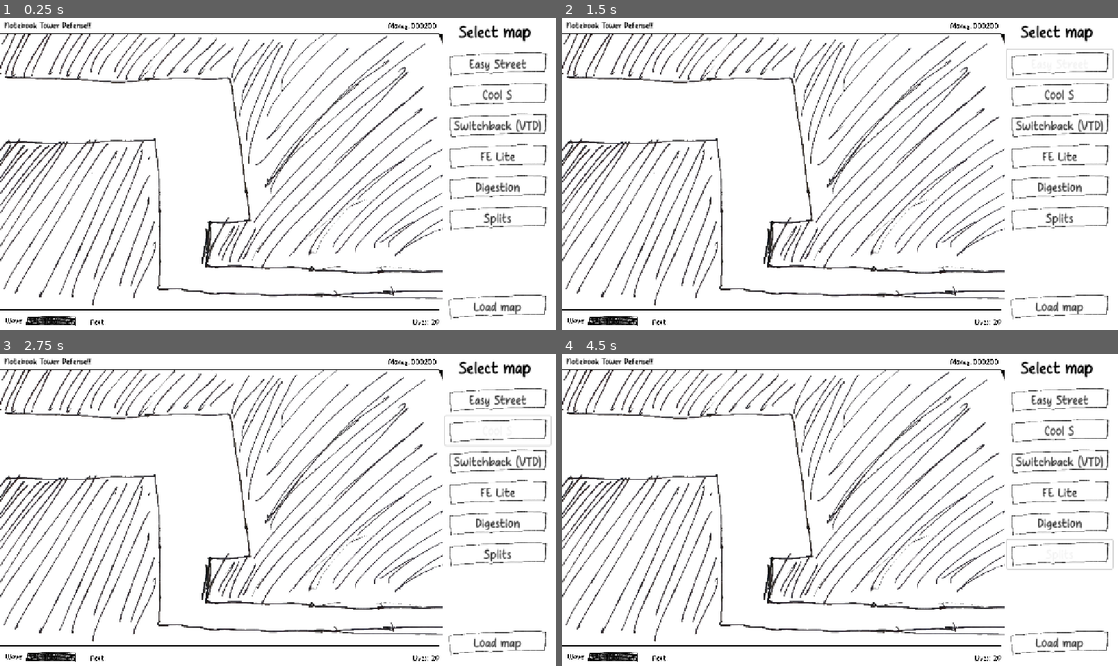
Above: before the commit, frames 1-4 (two rows, left to right).
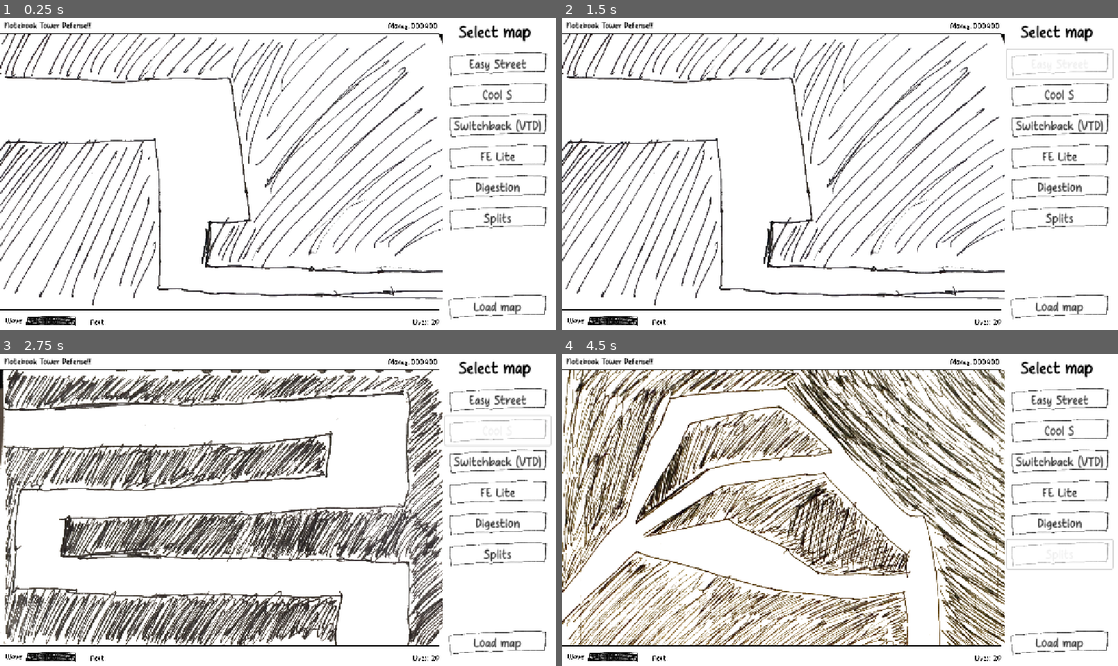
Above: after the commit, the same moments.

Repository: OzuYatamutsu/notebook-tower-defense
Game: Godot game, scene res://levels/MapSelect.tscn
Two runs of this game, one before a commit and one after it. Both use one fixed random seed, a clock stepped at 60 frames per second and the inputs below.
Inputs (mouse positions are in pixels of both pictures, inside the frame that each line leads up to):
- Up to frame 1 (0.25 s): no input
- Up to frame 2 (1.5 s): click "Easy Street" at 0.5 s; click (1056, 64) at 1.25 s, where only the run before the commit has a clickable "Easy Street"
- Up to frame 3 (2.75 s): click "Cool S" at 2 s
- Up to frame 4 (4.5 s): click "FE Lite" at 2.75 s; click "Digestion" at 3.5 s; click "Splits" at 4.25 s

The runs differ from the first frame. In frame 1, less than 0.1% of the frame differs, in the area x 76-79%, y 1-4%; in frame 2, 0.2%; in frame 3, 29%; in frame 4, 33%, in the area x 0-99%, y 1-94%.
Error before the commit: Parse Error: Cannot find member "BGM_WAVES_INITIAL" in base "Audio". (res://levels/level.gd:97)

Commit message:
Fix calls against old audio player names

Diff:
--- a/components/audio.gd
+++ b/components/audio.gd
@@ -52,7 +52,7 @@
 var _should_play_sfx: bool = true
 var _should_play_bgm: bool = true
 
-func play_bgm(level: BgmLevel, immediate=false) -> void:
+func play_bgm(level: BgmLevel) -> void:
     if !_should_play_bgm:
         return
 
--- a/levels/level.gd
+++ b/levels/level.gd
@@ -94,4 +94,4 @@
 
 func select_and_play_music() -> void:
     # TODO
-    AudioPlayer.play_bgm(Audio.BGM_WAVES_INITIAL)
+    AudioPlayer.play_bgm(Audio.BgmLevel.LEVEL_1)
--- a/levels/map_select.gd
+++ b/levels/map_select.gd
@@ -29,7 +29,7 @@
 
     GameState._on_level_load()
     GameState.SHOULDNT_PAUSE = true
-    AudioPlayer.play_bgm(Audio.BGM_INTRO_LOOP)
+    AudioPlayer.play_bgm(Audio.BgmLevel.LEVEL_0)
 
 func load_level_preview(path_to_level: String) -> void:
     CurrentSelectedLevel = path_to_level
